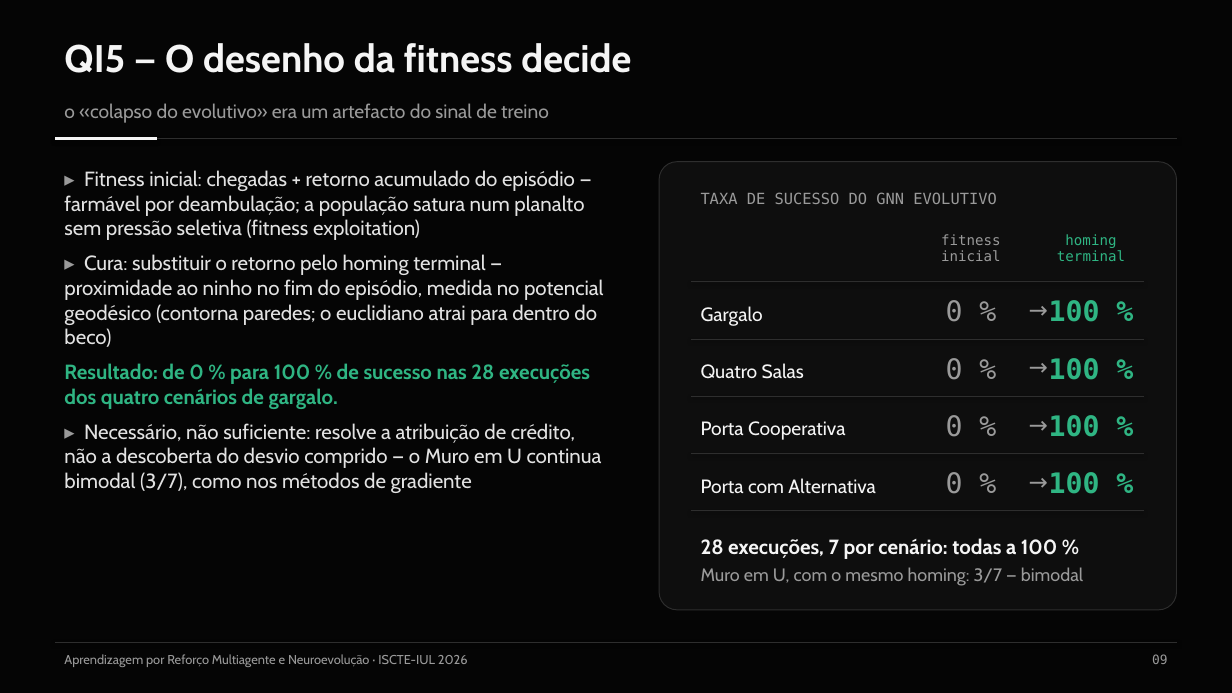
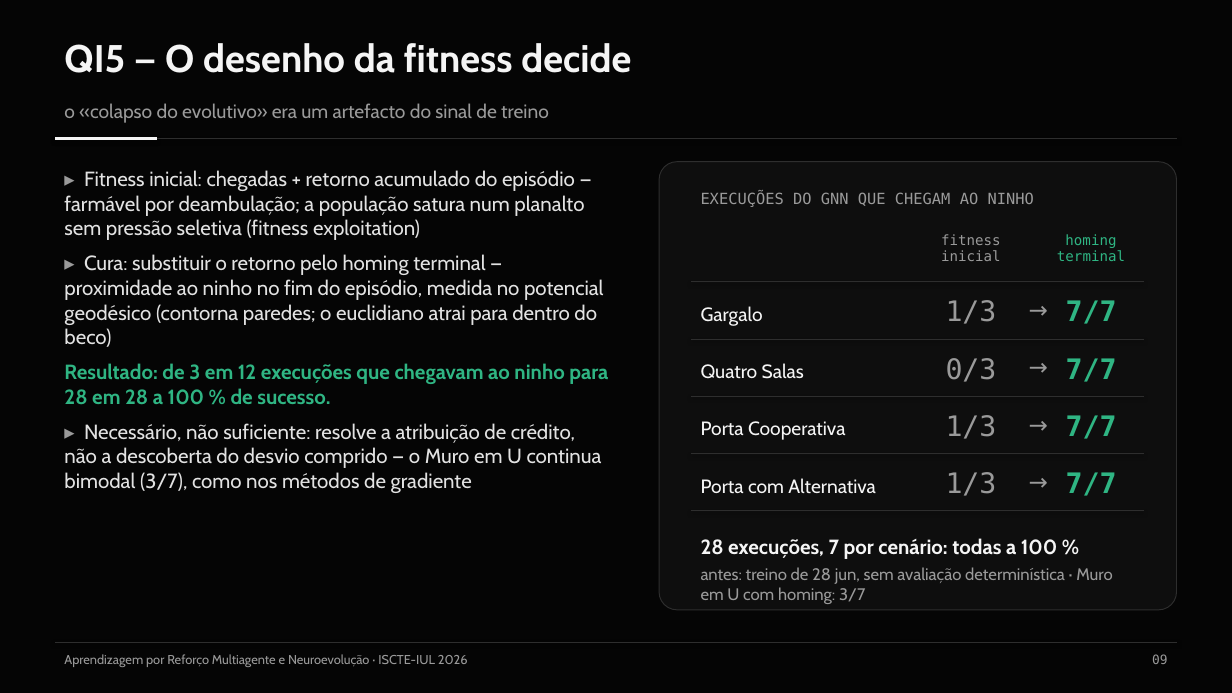
Before and after one commit to Pombo2001/swarm-robotics-tese, a slide deck: slide 10 of Defesa/slides_defesa.pptx. Drawn at 1232x693 pixels with LibreOffice and Linux fonts; fonts in the diff are those of the drawing. Boxes give left, top, right and bottom in pixels: in the first picture for what was removed or moved away, otherwise in the second. Text is boxed around its words. In the diff, an @@ line names an element or a change of style, - is before the commit and + after.

Commit message:
fix(tese,defesa): a tese deixa de afirmar o que o código e os dados não sustentam
Leitura integral «como júri», com cada ponto verificado no código, no git e
no PDF antes de corrigir.

- Observação: dizia-se «estritamente local» e «sem acesso ao estado
  global». O swarm_env_3d.py dá a cada agente a direção e a distância de
  TODOS os outros, sem raio nem oclusão. Local é só a perceção dos
  obstáculos. Corrigido em §3/§4/§5, com uma limitação nova em §7.3.
- QI2: «isola experimentalmente» representação e otimizador → não isola,
  porque o grafo só existe no evolutivo.
- QI5: «de 0 % para 100 %» não tem suporte. Na campanha de 28 jun
  (fitness antiga, recompensa nova, LiDAR 8 m), 3 das 12 execuções dos
  gargalos chegaram ao ninho no treino. Passa a «3/12 → 28/28», declarado
  como comparação entre campanhas (mudou também o σ; não houve avaliação
  determinística). O verificar_protocolo.py ganha a exceção do 12, com a
  fonte.
- QI7: «degrada a fiabilidade, não a magnitude» não tinha termo de
  comparação → «sobretudo a fiabilidade: quem resolve tem magnitudes
  parecidas entre si».
- Reprodutibilidade: o orçamento é em minutos, e o treino não é
  reproduzível bit a bit; a reavaliação é.
- «invalidar» → «invalidaria».
- Slides (QI5, simulador, QI7, conclusão), cábula e folhas de estudo
  acompanham; a cábula ganha 10 perguntas do júri simulado. O trabalho
  futuro «n.º 1» da atenção por gradiente é o n.º 2 da §7.5; e as
  páginas das Limitações (89–92) e do trabalho futuro (94) mudaram.

```diff
--- a/Defesa/slides_defesa.pptx
+++ b/Defesa/slides_defesa.pptx
@@ text at bbox=[701, 191, 1034, 207]: text changed @@
-TAXA DE SUCESSO DO GNN EVOLUTIVO
+EXECUÇÕES DO GNN QUE CHEGAM AO NINHO
@@ text at bbox=[946, 300, 997, 324]: text changed @@
-0 %
+1/3
@@ text at bbox=[1066, 300, 1117, 324]: text changed @@
-100 %
+7/7
@@ text at bbox=[946, 358, 997, 382]: text changed @@
-0 %
+0/3
@@ text at bbox=[1066, 358, 1117, 382]: text changed @@
-100 %
+7/7
@@ text at bbox=[64, 363, 608, 405]: text changed @@
-Resultado: de 0 % para 100 % de sucesso nas 28 execuções dos quatro cenários de gargalo.
+Resultado: de 3 em 12 execuções que chegavam ao ninho para 28 em 28 a 100 % de sucesso.
@@ text at bbox=[946, 415, 997, 439]: text changed @@
-0 %
+1/3
@@ text at bbox=[1066, 415, 1117, 439]: text changed @@
-100 %
+7/7
@@ text at bbox=[946, 472, 997, 496]: text changed @@
-0 %
+1/3
@@ text at bbox=[1066, 472, 1117, 496]: text changed @@
-100 %
+7/7
@@ text at bbox=[701, 567, 1112, 604]: text changed; size 14 to 13 pt @@
-Muro em U, com o mesmo homing: 3/7 — bimodal
+antes: treino de 28 jun, sem avaliação determinística · Muro em U com homing: 3/7
```
Also in this commit, not shown: 5 other slides changed, 10 other files.
